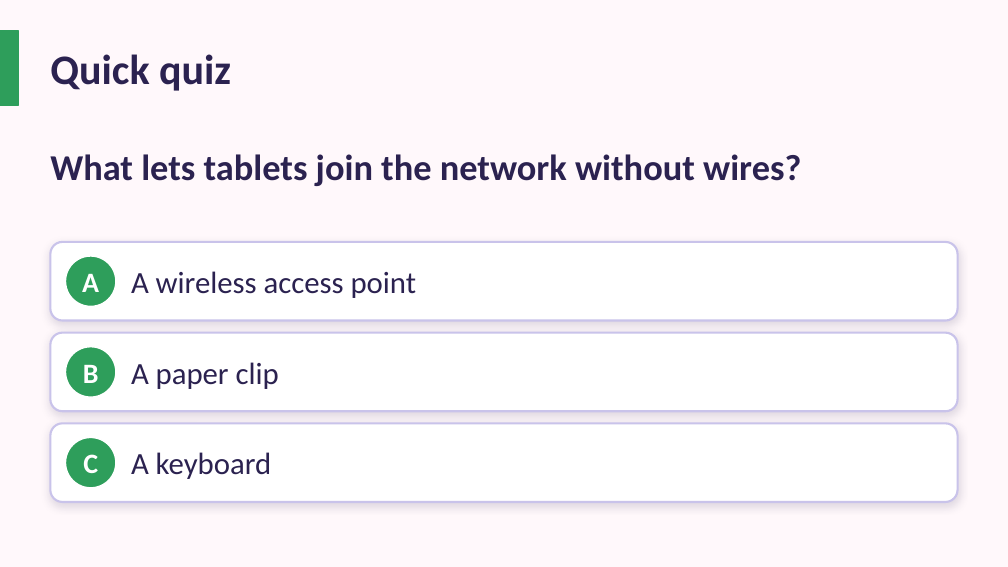
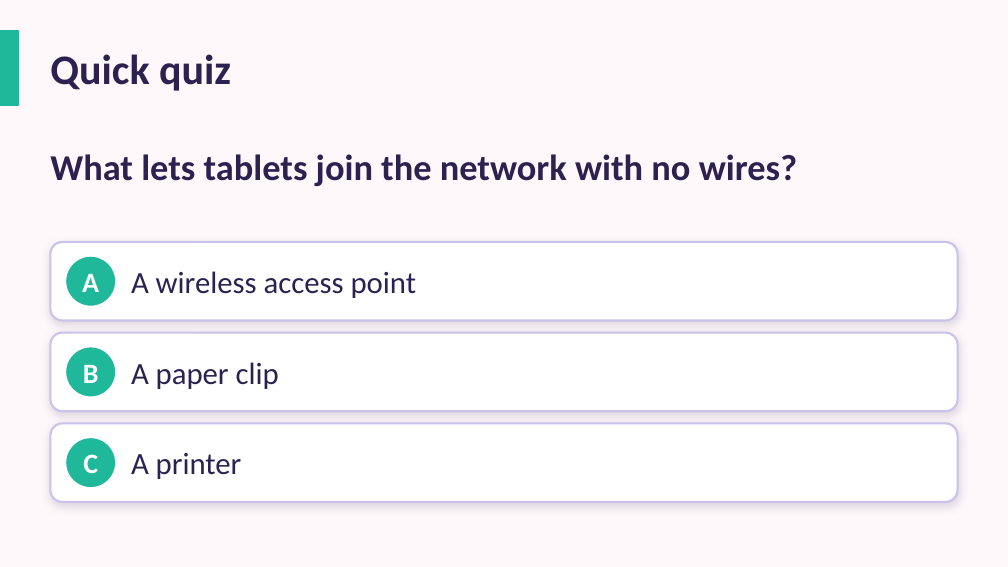
Before and after one commit to abualrif22-glitch/NBC, a slide deck: slide 28 of resources/Year-3/Y3 Unit summary - Connecting Computers.pptx (slide 81 before the commit). Drawn at 1008x567 pixels with LibreOffice and Linux fonts; fonts in the diff are those of the drawing. Boxes give left, top, right and bottom in pixels: in the first picture for what was removed or moved away, otherwise in the second. Text is boxed around its words. In the diff, an @@ line names an element or a change of style, - is before the commit and + after.

```diff
--- a/resources/Year-3/Y3 Unit summary - Connecting Computers.pptx
+++ b/resources/Year-3/Y3 Unit summary - Connecting Computers.pptx
@@ rectangle at [0,30,18,106]: fill #2E9E5B to #1FB89A; outline #2E9E5B 1 pt to #1FB89A 1 pt @@
@@ text at [50,154,797,186]: text changed @@
-What lets tablets join the network without wires?
+What lets tablets join the network with no wires?
@@ fill #2E9E5B to #1FB89A in 3 elements at [66,256,116,306], [66,347,116,397], [66,437,116,488] @@
@@ text at [131,453,242,479]: text changed @@
-A keyboard
+A printer
```
Also in this commit, not shown: 14 other slides changed, 15 slides added, 68 slides removed, 1 other file.
